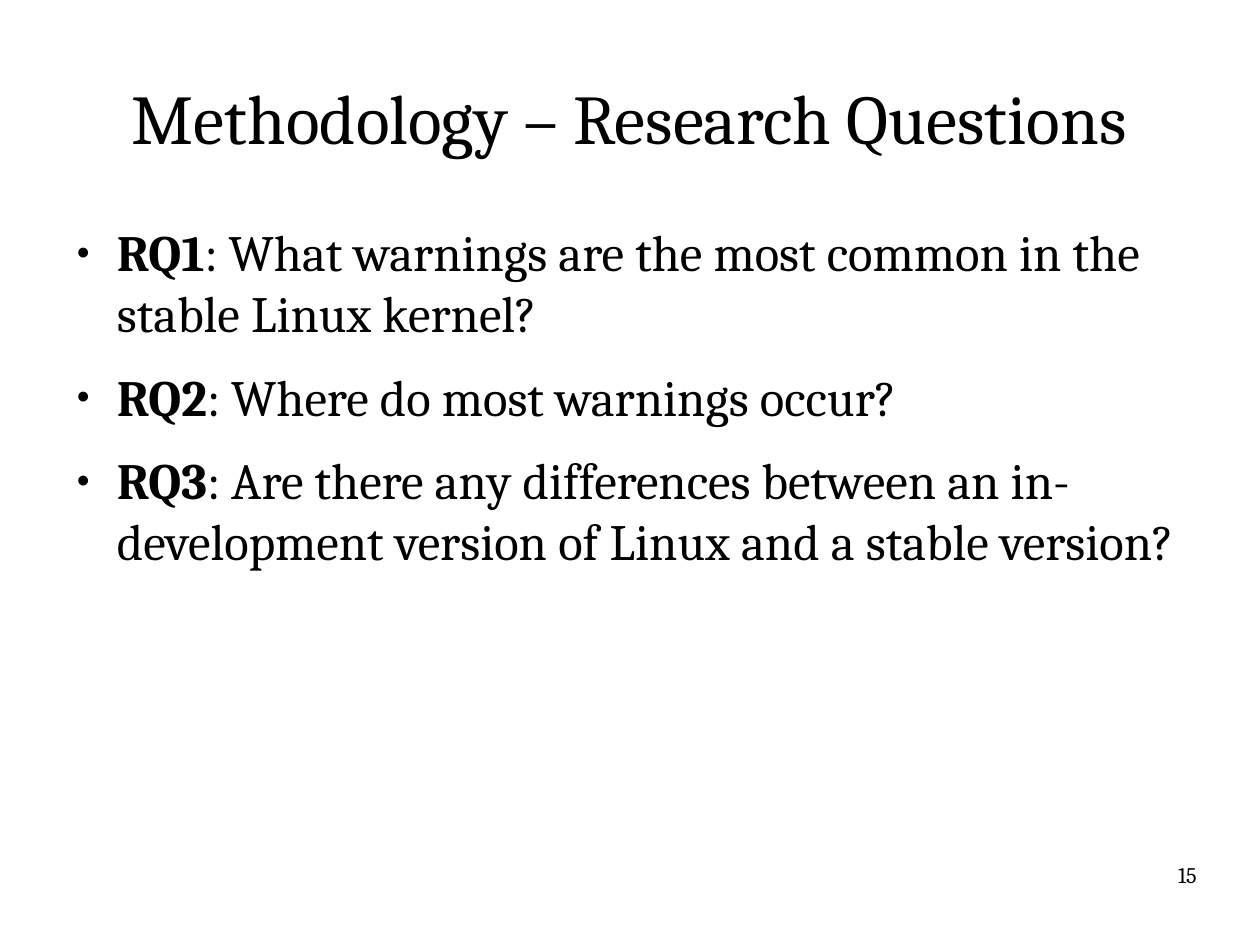
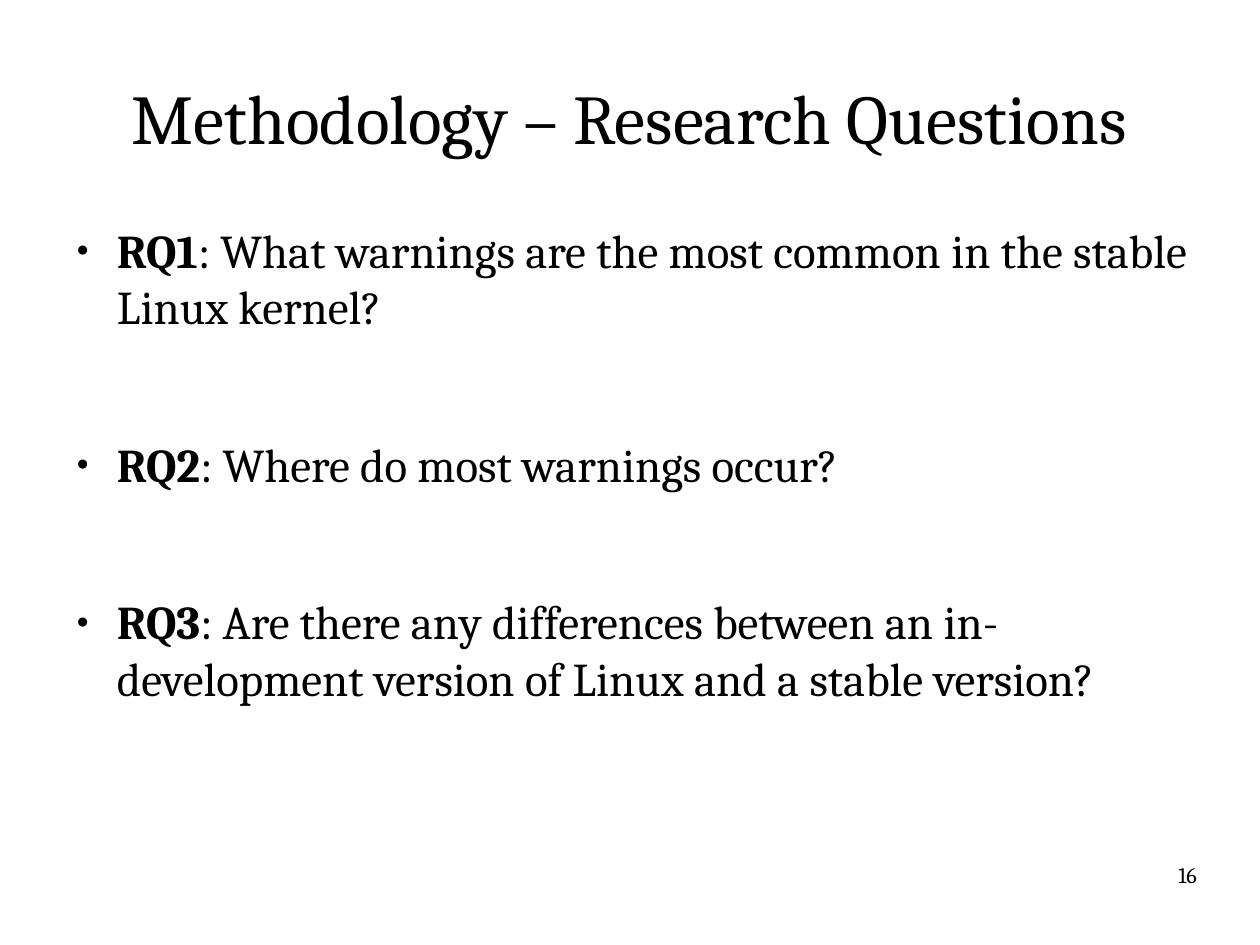
Before and after one commit to itu-square/quantify_linux_errors, a slide deck: slide 16 of notes/pres/pres.odp (slide 15 before the commit). Drawn at 1260x945 pixels with LibreOffice and Linux fonts; fonts in the diff are those of the drawing. Boxes give left, top, right and bottom in pixels: in the first picture for what was removed or moved away, otherwise in the second. Text is boxed around its words. In the diff, an @@ line names an element or a change of style, - is before the commit and + after.

```diff
--- a/notes/pres/pres.odp
+++ b/notes/pres/pres.odp
@@ text "RQ1: What warnings are the ..." at box(117, 235, 1187, 706): size 32 to 29.6 pt @@
@@ page number at box(1178, 868, 1196, 883): text changed @@
-15
+16
```
Also in this commit, not shown: 14 other slides changed, 3 slides added, 1 slide removed, 1 other file.
